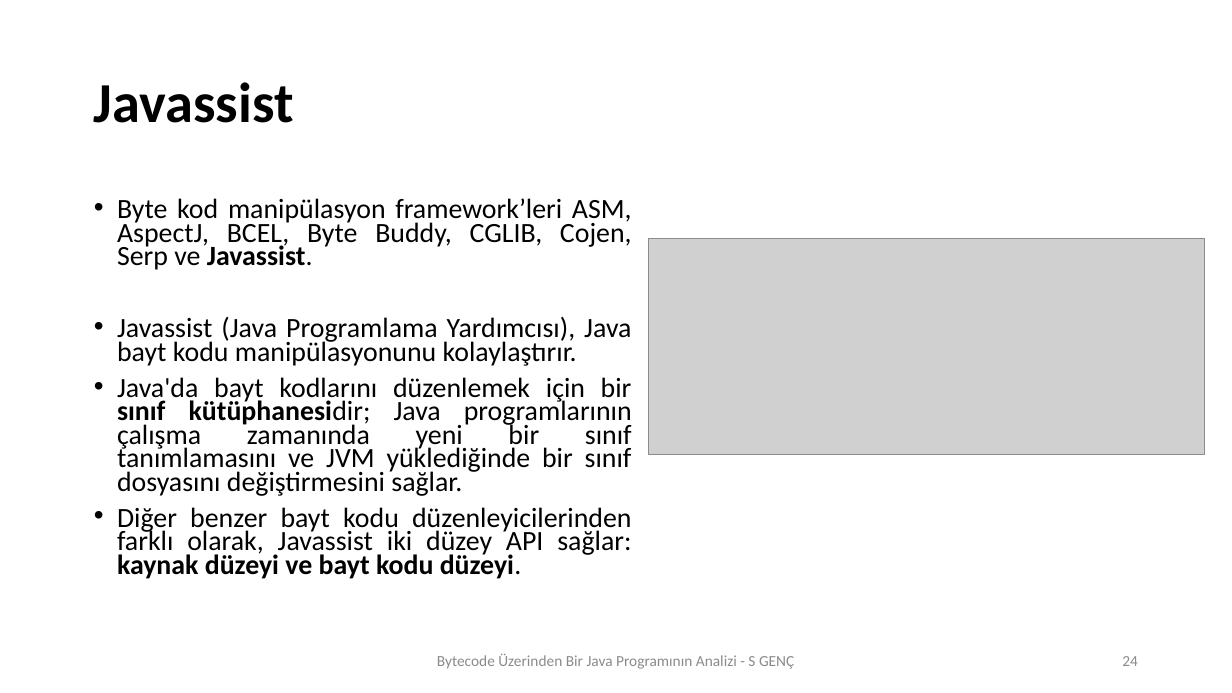
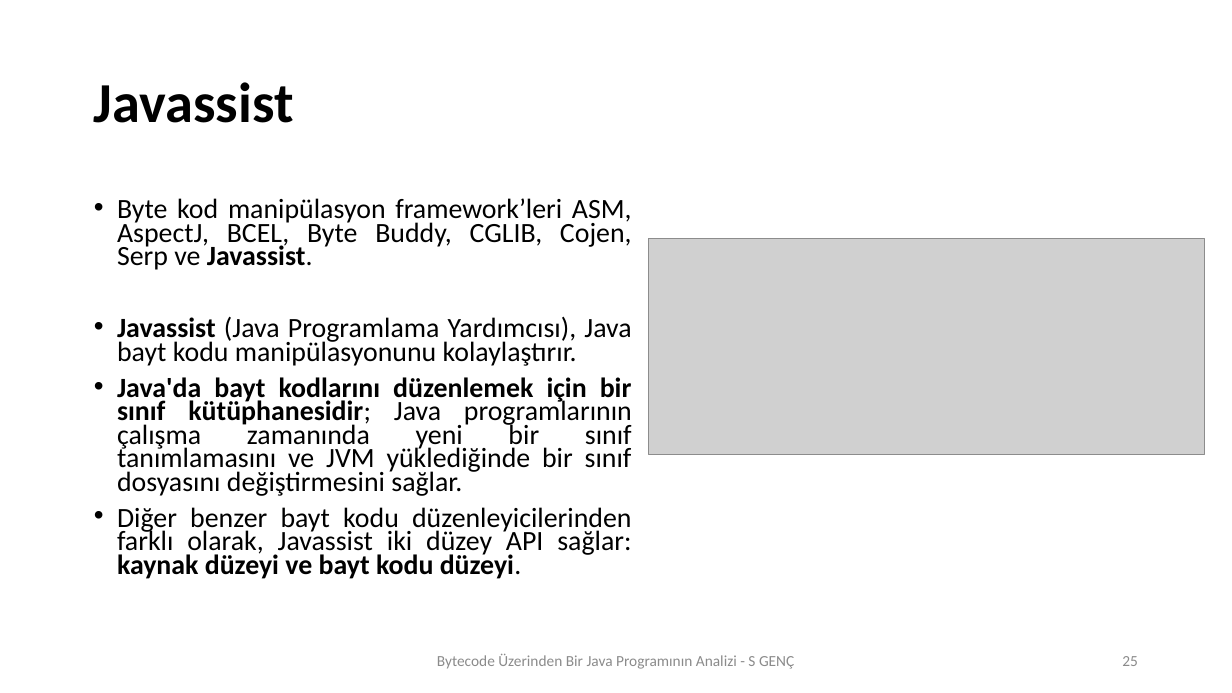
Before and after one commit to SevdanurGENC/ConvertToByteCode, a slide deck: slide 25 of SeminerSunumuII.pptx (slide 24 before the commit). Drawn at 1232x693 pixels with LibreOffice and Linux fonts; fonts in the diff are those of the drawing; grey boxes stand for pictures. Boxes give left, top, right and bottom in pixels: in the first picture for what was removed or moved away, otherwise in the second. Text is boxed around its words. In the diff, an @@ line names an element or a change of style, - is before the commit and + after.

```diff
--- a/SeminerSunumuII.pptx
+++ b/SeminerSunumuII.pptx
@@ text at [117,316,632,496]: bold on in "Javassist", "Java'da bayt kodlarını düzenlemek için bir kütüphanesidir;" @@
@@ page number at [1122,656,1138,666]: text changed @@
-24
+25
```
Also in this commit, not shown: 10 other slides changed, 1 slide added.
